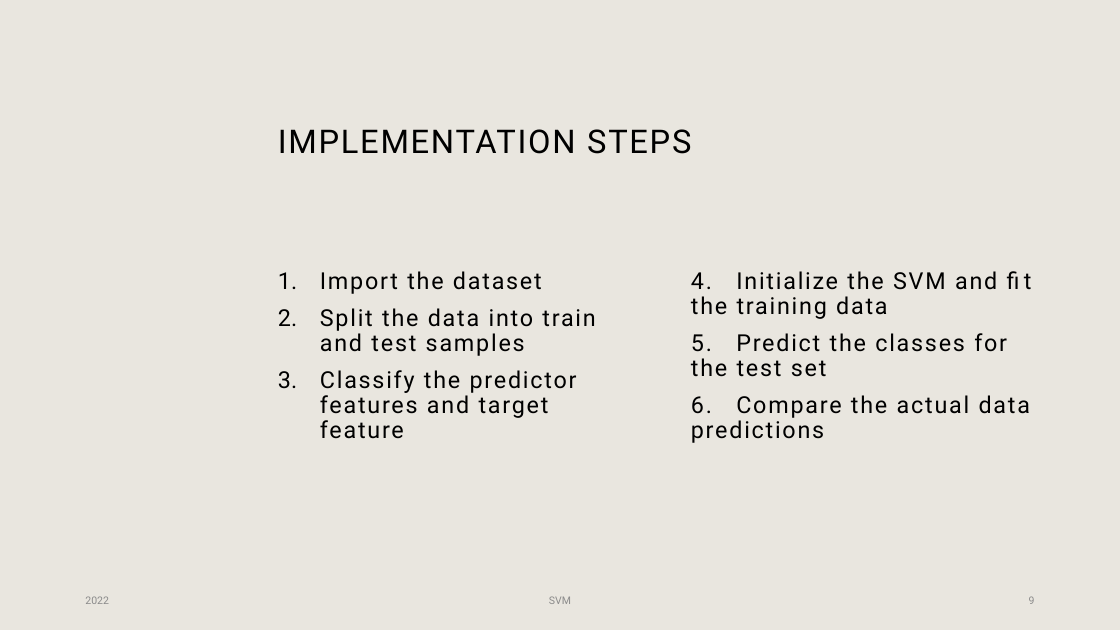
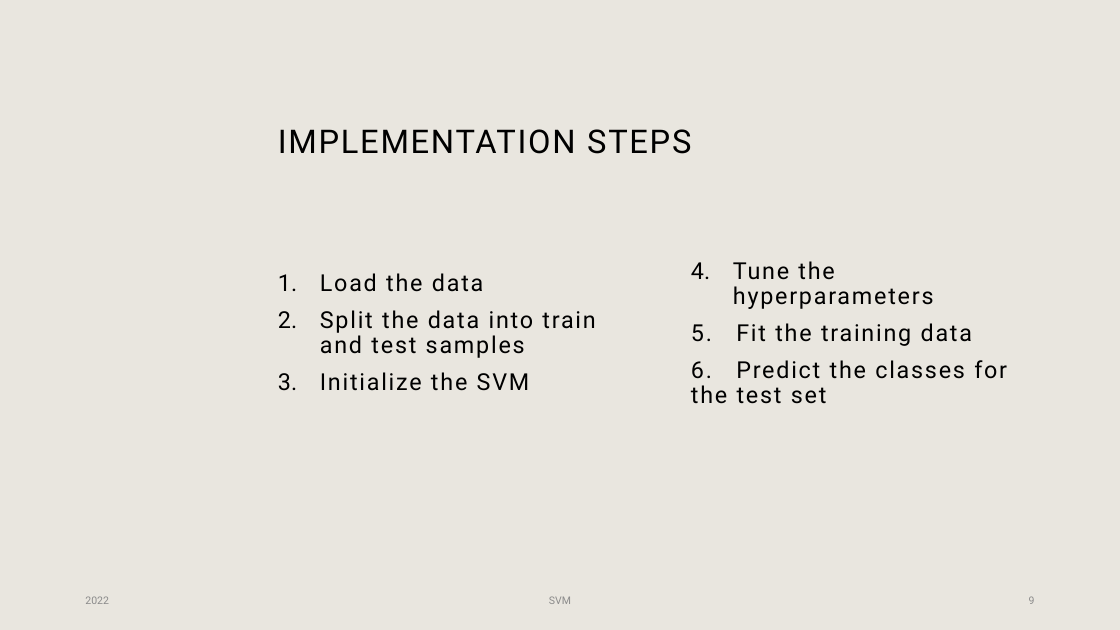
Before and after one commit to Jainlo/lightning_talk_svm, a slide deck: slide 9 of SVM.pptx. Drawn at 1120x630 pixels with LibreOffice and Linux fonts; fonts in the diff are those of the drawing; background and template pictures are left out. Boxes give left, top, right and bottom in pixels: in the first picture for what was removed or moved away, otherwise in the second. Text is boxed around its words. In the diff, an @@ line names an element or a change of style, - is before the commit and + after.

Commit message:
adding pp presentation

```diff
--- a/SVM.pptx
+++ b/SVM.pptx
@@ text at (x1=691, y1=261, x2=1007, y2=404): text changed @@
-4. Initialize the SVM and fit the training data
-5. Predict the classes for the test set
-6. Compare the actual data predictions
+4. Tune the hyperparameters
+5. Fit the training data
+6. Predict the classes for the test set
@@ text at (x1=320, y1=273, x2=483, y2=292): text changed @@
-1. Import the dataset
+1. Load the data
@@ text at (x1=320, y1=372, x2=530, y2=391): text changed @@
-3. Classify the predictor features and target feature
+3. Initialize the SVM
```
Also in this commit, not shown: 1 other slide changed.
